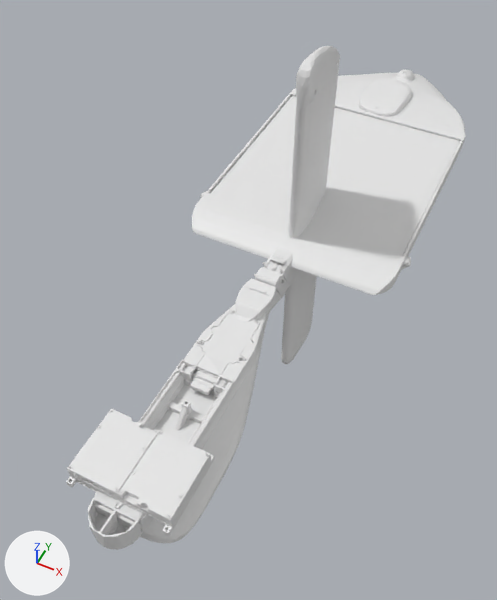
The glTF model tools/atlas-parts.glb: old version first, new version second.
Camera for both pictures: a 50 mm lens placed at (0.227, -0.232, 0.584), pointed at (-0.039, 0.3, -0.08). The axes (+X, +Y, +Z) are drawn at lower left. The lights are the same throughout. The older version comes first. Mesh edges are drawn as thin lines on the coarser meshes. Where no turn or scale is listed for an object, it has been applied to the vertices.

The first picture shows 'atne__grey', 'silvus-4400__grey', 'starlink__grey' and 1 more.
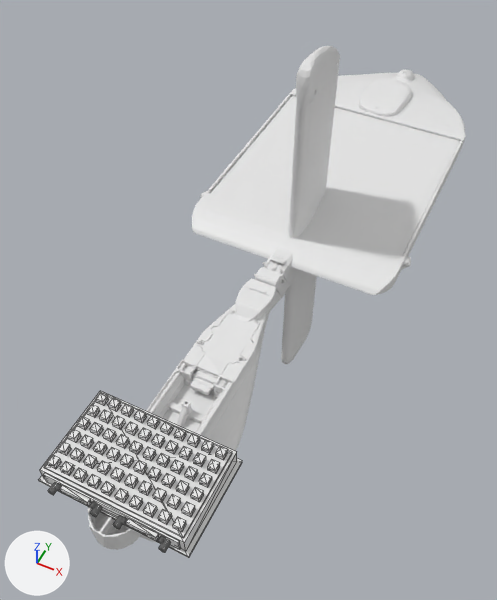
Location of each change, (x1, y1, x2, y2) in pixels of the pictures (497 x 600 px):
'mod__grey', added: after (39, 391, 242, 558)
'silvus-4400__grey', unchanged, covered by the edit: before (66, 409, 214, 536)

What the commit changed:
Mesh me_mod__grey is new.
It has 800 vertices, 1304 faces and spans x -0.079..0.079, y -0.054..0.054, z -0.015..0.015.
Object 'mod__grey' (ob_mod__grey) is new; it shows me_mod__grey.
Its location is (0.0, -0.003, 0.015).
